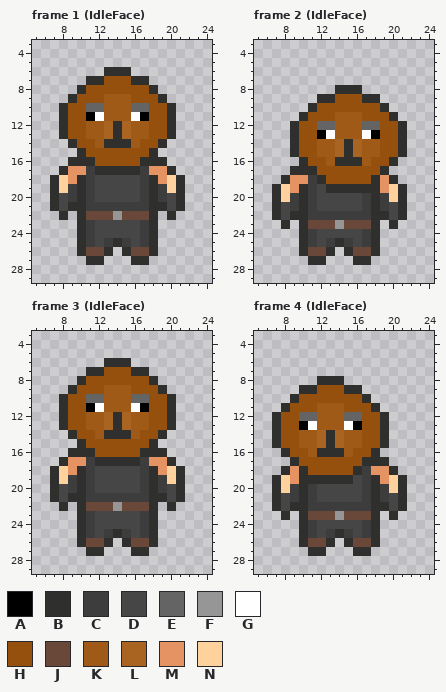
A pixel-art file gets an edit: Sprites Sisi/Rat.aseprite. That is the earlier state.
32x32 pixels, 20 frames. Colours within 5 levels of each other are drawn and written as one. Shown: frame 1 (IdleFace): x 5..24, y 3..29; frame 2 (IdleFace): x 5..24, y 3..29; frame 3 (IdleFace): x 5..24, y 3..29; frame 4 (IdleFace): x 5..24, y 3..29. The commit also changed other frames, which this record leaves out.
Palette (. is transparent): A #000000  B #2f2f2e  C #3d3d3d  D #464646  E #646464  F #969696  G #ffffff  H #95500d  J #69483a  K #9f5a17  L #a96421  M #e59363  N #ffd19c
Pixels before, frame 1 (IdleFace), first column x 7:
 6 ......BBB......
 7 ....BBHHHBB....
 8 ...BHHHHHHHB...
 9 ..BHHHKKKHHHB..
10 .BHHEEKKKEEHHB.
11 .BHHAGKKKGAHHB.
12 .BHHKKLBLKKHHB.
13 .BHHKKLBLKKHHB.
14 ..BHHKBBBKHHB..
15 ...BHHHHHHHB...
16 ..BBBHHHHHBBB..
17 .BMMCBBBBBCMMB.
18 BNMBCDDDDDCBMNB
19 BNCBCDDDDDCBCNB
20 BDCBCDDDDDCBCDB
21 BDBBCCCCCCCBBDB
22 .B.BJJJFJJJB.B.
23 ...BCDDDDDCB...
24 ...BCDDDDDCB...
25 ...BCDCBCDCB...
26 ...BJJB.BJJB...
27 ....BB...BB....
Pixels before, frame 2 (IdleFace), first column x 7:
 8 .......BBB.....
 9 .....BBHHHBB...
10 ....BHHHHHHHB..
11 ...BHHHKKKHHHB.
12 ..BHHEEKKKEEHHB
13 ..BHHAGKKKGAHHB
14 ..BHHKKLBLKKHHB
15 ..BHHKKLBLKKHHB
16 ...BHHKBBBKHHB.
17 ..BBBHHHHHHHB..
18 .BMMCBHHHHHBMB.
19 BNMBCDBBBBBBMNB
20 BNCBCDDDDDCBCNB
21 BDCBCDDDDDCBCDB
22 BDBBCCCCCCCBBDB
23 .B.BJJJFJJJB.B.
24 ...BCDDDDDCB...
25 ...BCDCBCDCB...
26 ...BJJB.BJJB...
27 ....BB...BB....
Pixels before, frame 3 (IdleFace), first column x 7:
 6 ......BBB......
 7 ....BBHHHBB....
 8 ...BHHHHHHHB...
 9 ..BHHHKKKHHHB..
10 .BHHEEKKKEEHHB.
11 .BHHAGKKKGAHHB.
12 .BHHKKLBLKKHHB.
13 .BHHKKLBLKKHHB.
14 ..BHHKBBBKHHB..
15 ...BHHHHHHHB...
16 ..BBBHHHHHBBB..
17 .BMMCBBBBBCMMB.
18 BNMBCDDDDDCBMNB
19 BNCBCDDDDDCBCNB
20 BDCBCDDDDDCBCDB
21 BDBBCCCCCCCBBDB
22 .B.BJJJFJJJB.B.
23 ...BCDDDDDCB...
24 ...BCDDDDDCB...
25 ...BCDCBCDCB...
26 ...BJJB.BJJB...
27 ....BB...BB....
Pixels before, frame 4 (IdleFace), first column x 7:
 8 .....BBB.......
 9 ...BBHHHBB.....
10 ..BHHHHHHHB....
11 .BHHHKKKHHHB...
12 BHHEEKKKEEHHB..
13 BHHAGKKKGAHHB..
14 BHHKKLBLKKHHB..
15 BHHKKLBLKKHHB..
16 .BHHKBBBKHHB...
17 ..BHHHHHHHBBB..
18 .BMBHHHHHBCMMB.
19 BNMBBBBBBDCBMNB
20 BNCBCDDDDDCBCNB
21 BDCBCDDDDDCBCDB
22 BDBBCCCCCCCBBDB
23 .B.BJJJFJJJB.B.
24 ...BCDDDDDCB...
25 ...BCDCBCDCB...
26 ...BJJB.BJJB...
27 ....BB...BB....
Now the later version:
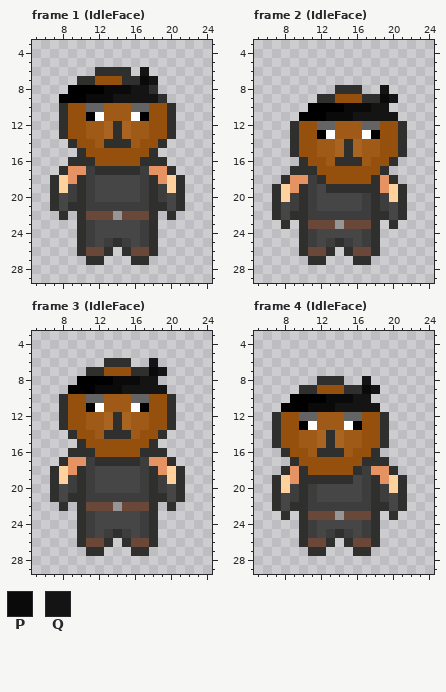
Colours new in this view: P #0a0a0a  Q #141414
What changed:
Frame 1 (IdleFace):
The author put colour A in row 8 at x 9; in row 9 at x 8.
Colour B becomes colour A in row 8 at x 10; in row 9 at x 9.
Colour H becomes colour A in row 8 at x 11 to 12; in row 9 at x 10.
The author put colour B in row 6 at x 12; in row 7 at x 10.
Colour H becomes colour B in row 7 at x 15.
Colour B becomes colour H in row 7 at x 12.
Colour B becomes colour P in row 7 at x 17.
Colour H becomes colour P in row 8 at x 13 to 15; in row 9 at x 11 to 12.
Colour K becomes colour P in row 9 at x 13.
The author put colour Q in row 6 at x 17; in row 7 at x 18.
Colour H becomes colour Q in row 8 at x 16 to 17; in row 9 at x 16 to 18.
Colour K becomes colour Q in row 9 at x 14 to 15.
Frame 2 (IdleFace):
Colour B becomes colour A in row 10 at x 11; in row 11 at x 10.
Colour H becomes colour A in row 10 at x 12 to 14; in row 11 at x 11 to 12.
The author put colour P in row 9 at x 19.
Colour H becomes colour P in row 10 at x 15 to 17; in row 11 at x 13.
Colour K becomes colour P in row 11 at x 14 to 15.
The author put colour Q in row 8 at x 19; in row 9 at x 20.
Colour B becomes colour Q in row 10 at x 19; in row 11 at x 20.
Colour H becomes colour Q in row 10 at x 18; in row 11 at x 17 to 19.
Colour K becomes colour Q in row 11 at x 16.
Frame 3 (IdleFace):
Colour B becomes colour A in row 8 at x 10; in row 9 at x 9.
Colour H becomes colour A in row 8 at x 11 to 13; in row 9 at x 10 to 11.
The author put colour P in row 7 at x 18.
Colour H becomes colour P in row 8 at x 14 to 16; in row 9 at x 12.
Colour K becomes colour P in row 9 at x 13 to 14.
The author put colour Q in row 6 at x 18; in row 7 at x 19.
Colour B becomes colour Q in row 8 at x 18; in row 9 at x 19.
Colour H becomes colour Q in row 8 at x 17; in row 9 at x 16 to 18.
Colour K becomes colour Q in row 9 at x 15.
Frame 4 (IdleFace):
Colour B becomes colour A in row 10 at x 9; in row 11 at x 8.
Colour H becomes colour A in row 10 at x 10 to 12; in row 11 at x 9 to 10.
The author put colour P in row 9 at x 17.
Colour H becomes colour P in row 10 at x 13 to 15; in row 11 at x 11.
Colour K becomes colour P in row 11 at x 12 to 13.
The author put colour Q in row 8 at x 17; in row 9 at x 18.
Colour B becomes colour Q in row 10 at x 17; in row 11 at x 18.
Colour H becomes colour Q in row 10 at x 16; in row 11 at x 15 to 17.
Colour K becomes colour Q in row 11 at x 14.
Changed places in both pictures, as pixel boxes (x1, y1, x2, y2):
changed: (59, 67, 158, 103)
changed: (299, 85, 398, 121)
changed: (68, 358, 167, 394)
changed: (281, 376, 380, 412)
